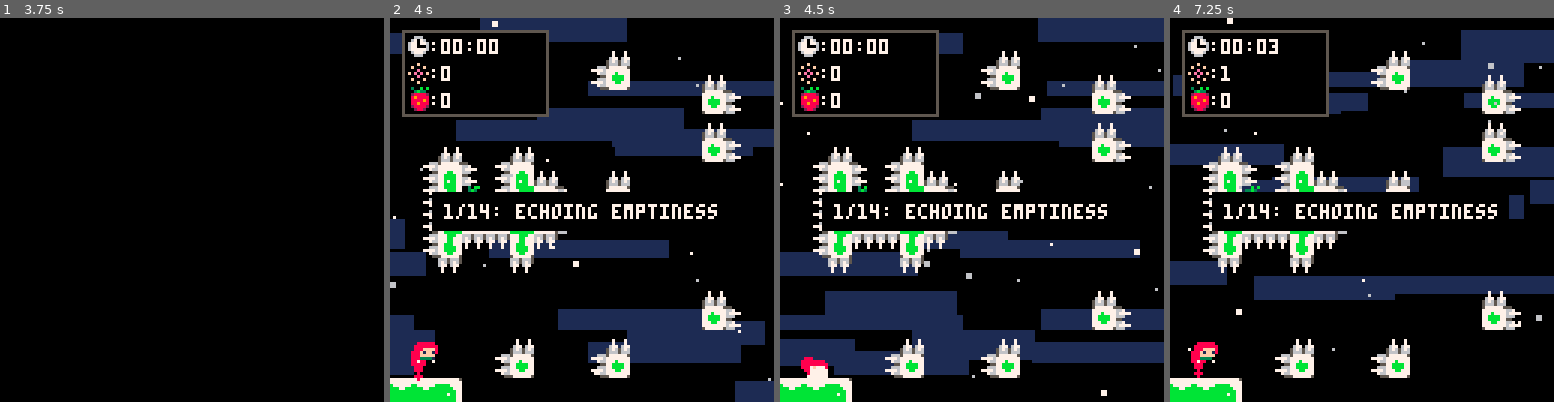
Above: before the commit, frames 1-4 (left to right).
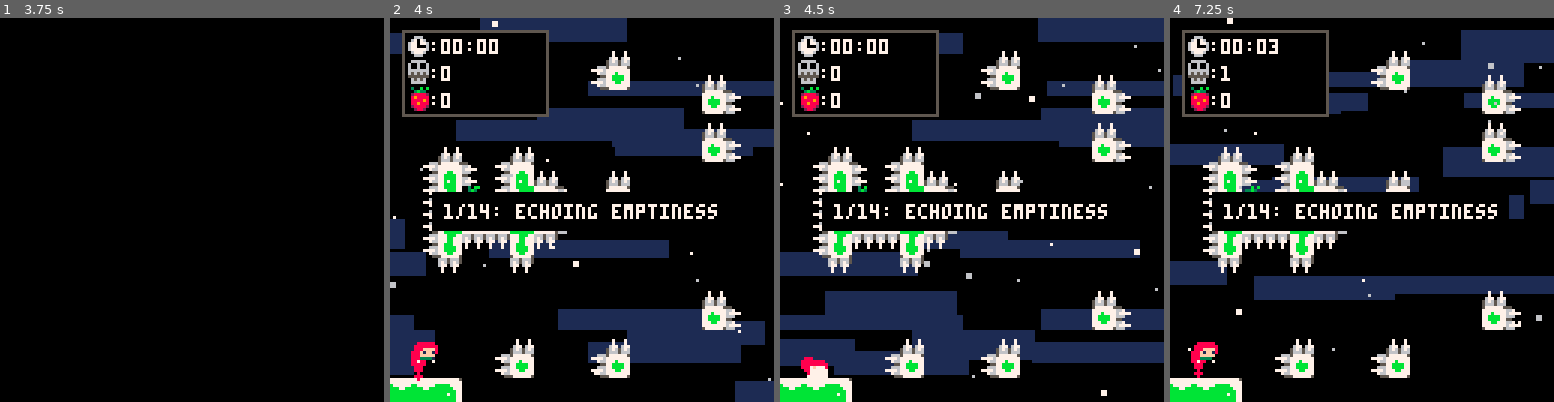
Above: after the commit, the same moments.

Repository: StrongSand94191/blimey
Game: PICO-8 cartridge blimey.p8
Same seed, same stepped clock (60 frames per second), same inputs: the game is played once before the commit and once after it.
Inputs:
- Up to frame 1 (3.75 s): tap X (X key) at 0.33, 1.07, 1.85, 2.97 s; tap O (Z key) at 0.7, 1.7, 2.1, 2.5, 2.9, 3.3, 3.7 s; hold Right 1.6-2.1 s; hold Up 2.15-2.42 s; hold Right 2.47-3.03 s; hold Left 3.08-3.58 s; hold Down from 3.63 s (still down)
- Up to frame 2 (4 s): release Down at 3.97 s
- Up to frame 3 (4.5 s): hold Right from 4.02 s (still down); tap X (X key) at 4.08 s; tap O (Z key) at 4.1 s
- Up to frame 4 (7.25 s): tap O (Z key) every 0.4 s from 4.5 to 6.9 s; release Right at 4.68 s; hold Up 4.73-5.03 s; hold Left 5.08-5.68 s; tap X (X key) at 5.2, 6.32 s; hold Down 5.73-6.03 s; hold Right 6.08-6.58 s; hold Right 6.63-7.13 s; hold Up from 7.18 s (still down)

Frame 1 is identical in both runs. In frame 2, 0.3% of the frame differs, in the area x 4-11%, y 10-18%; in frame 3, 0.3%; in frame 4, 0.3%.

Commit message:
Changed the death sprite in the infobox to a skull to make it less confusing

Diff:
--- a/blimey.p8
+++ b/blimey.p8
@@ -152,7 +152,7 @@
 elseif i==3then global"lcol=9" end
 rectfill(2,total,10,total+8,lcol)
 print(i,5,total+2,0)
-print(lbr[tab][i][2]..":"..two_digit_str(lbr[tab][i][3]),15,total+2,0)
+print(lbr[tab][i][2]..":"..two_digit_str(lbr[tab][i][3]),15,total+2,0) --erroneous line
 print(lbr[tab][i][1],35+flr(tonum(lbr[tab][i][2])/10)*2,total+2,0)
 end
 if sub_mode==1then
@@ -1535,7 +1535,7 @@
 rectfill(x+lvladd+1,y+1,x+47+lvladd,y+27+yp,0)
 ?" :"..deaths,x+5+lvladd,y+12+yt,7
 ?" :"..fruit_count,x+5+lvladd,y+21+yt,7
-spr(65,6+lvladd,15+yt)
+spr(65,5+lvladd,14+yt)
 spr(13,6+lvladd,23+yt)
 if sp_m then
 ?"igt: "..two_digit_str(minutes)..":"..two_digit_str(seconds),x+4+lvladd,y+3,7
Not shown, changed: 138 lines of the sprite sheet (__gfx__) section of blimey.p8
Not shown, changed: the thumbnail (__label__) section of blimey.p8
